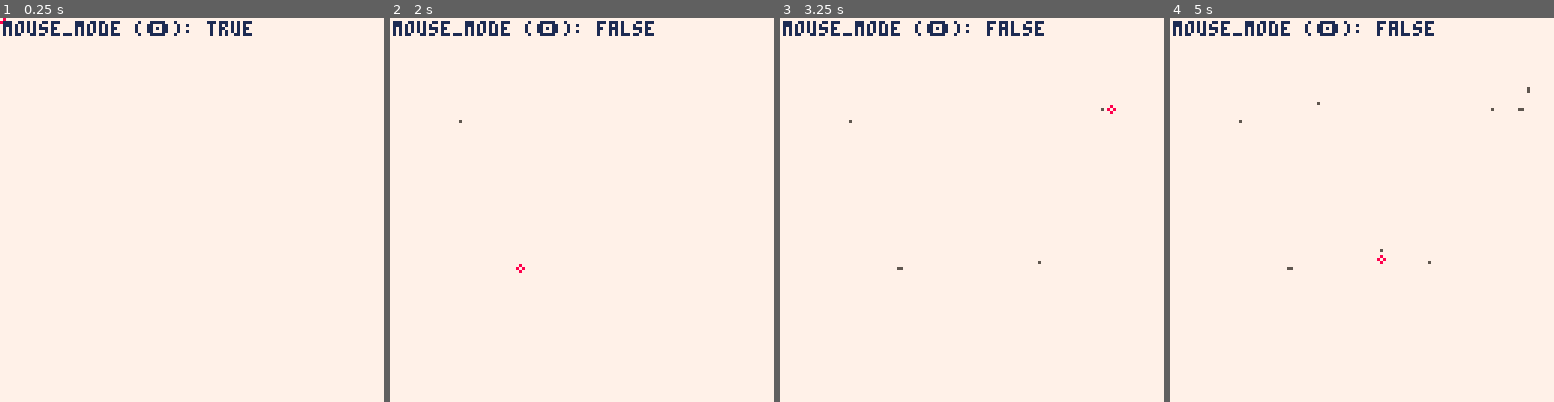
Above: before the commit, frames 1-4 (left to right).
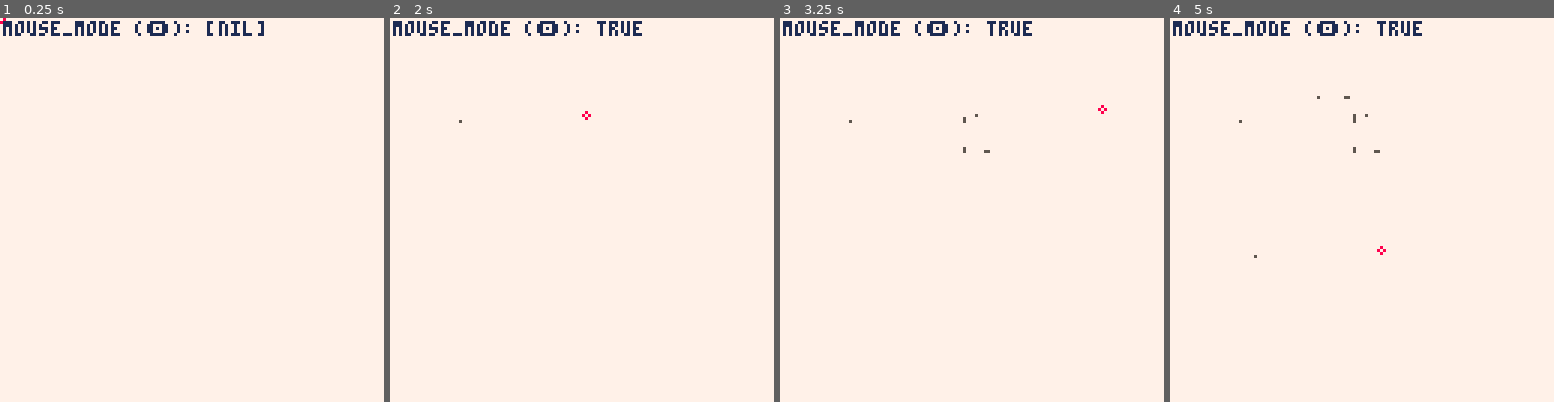
Above: after the commit, the same moments.

Repository: HumanBojack/PICO-8-projects
Game: PICO-8 cartridge draw.p8
Same seed, same stepped clock (60 frames per second), same inputs: the game is played once before the commit and once after it.
Inputs (mouse positions are in pixels of both pictures, inside the frame that each line leads up to):
- Up to frame 1 (0.25 s): no input
- Up to frame 2 (2 s): tap O (Z key) at 0.33, 0.7, 1.43 s; click (459, 121) at 0.67 s; tap X (X key) at 1.07 s; click (520, 267) at 1.22 s; click (585, 114) at 1.77 s; hold Left from 1.97 s (still down)
- Up to frame 3 (3.25 s): tap X (X key) every 0.33 s from 2.07 to 3.07 s; tap O (Z key) at 2.22, 3.1 s; click (1037, 259) at 2.32 s; release Left at 2.37 s; hold Down 2.42-2.82 s; click (1102, 106) at 2.87 s; hold Right from 2.87 s (still down)
- Up to frame 4 (5 s): tap X (X key) every 0.33 s from 3.4 to 4.73 s; click (1254, 256) at 3.42 s; release Right at 3.53 s; hold Up 3.58-4.08 s; click (1315, 102) at 3.97 s; tap O (Z key) at 3.98, 4.87 s; hold Right 4.13-4.53 s; click (1381, 248) at 4.52 s; hold Down from 4.58 s (still down)

The runs differ from the first frame. In frame 1, 0.2% of the frame differs, in the area x 53-69%, y 0-5%; in frame 2, 0.2%; in frame 3, 0.3%; in frame 4, 0.4%, in the area x 21-94%, y 0-66%.

Commit message:
feat: set fast_mode option

Diff:
--- a/draw.p8
+++ b/draw.p8
@@ -3,7 +3,7 @@
 __lua__
 
 local game_objects
-local mouse_mode = true
+local fast_mode = true
 
 function _init()
 	game_objects={}
@@ -20,17 +20,24 @@
 				self.y=stat(33)
 			end
 
+			-- Setup the button check function depending on fast mode
+			if fast_mode then
+				btn_check = btn
+			else
+				btn_check = btnp
+			end
+
 			-- Keyboard controls
 			if not mouse_mode then
-				if btn(⬅️) then
+				if btn_check(⬅️) then
 					self.x-=1
-				elseif btn(➡️) then
+				elseif btn_check(➡️) then
 					self.x+=1
 				end
 
-				if btn(⬆️) then
+				if btn_check(⬆️) then
 					self.y-=1
-				elseif btn(⬇️) then
+				elseif btn_check(⬇️) then
 					self.y+=1
 				end
 			end
